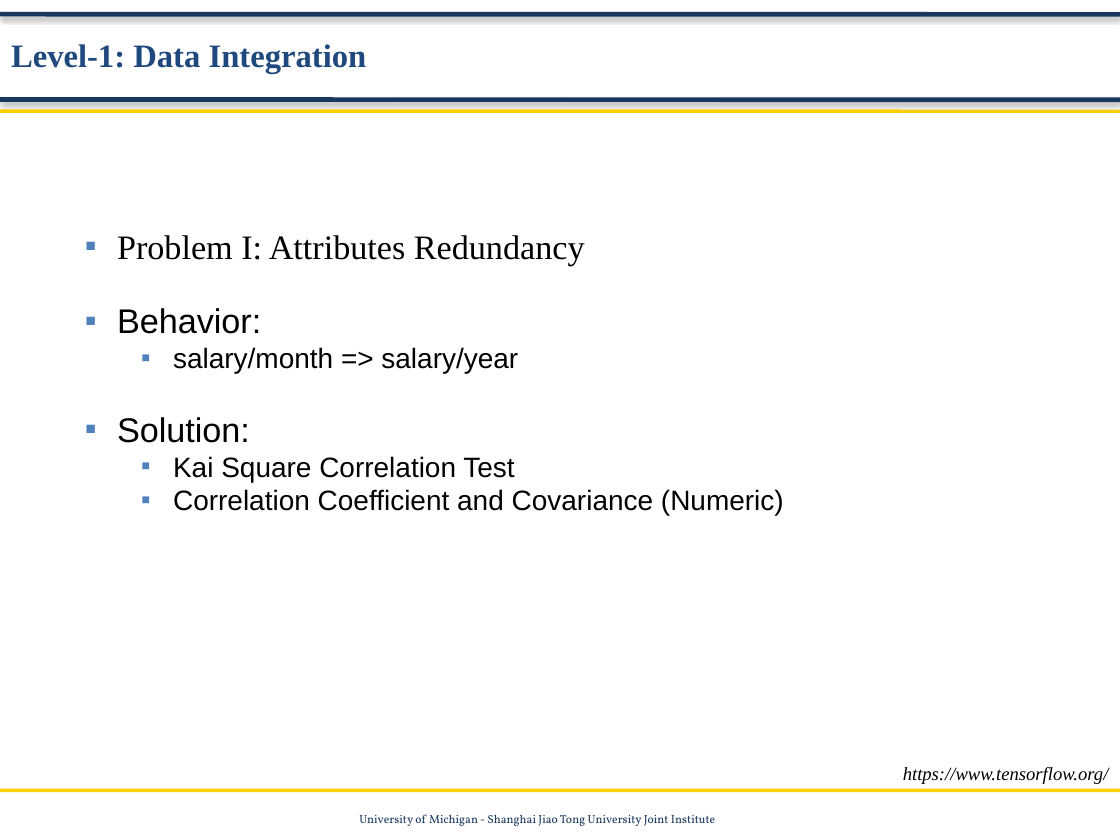
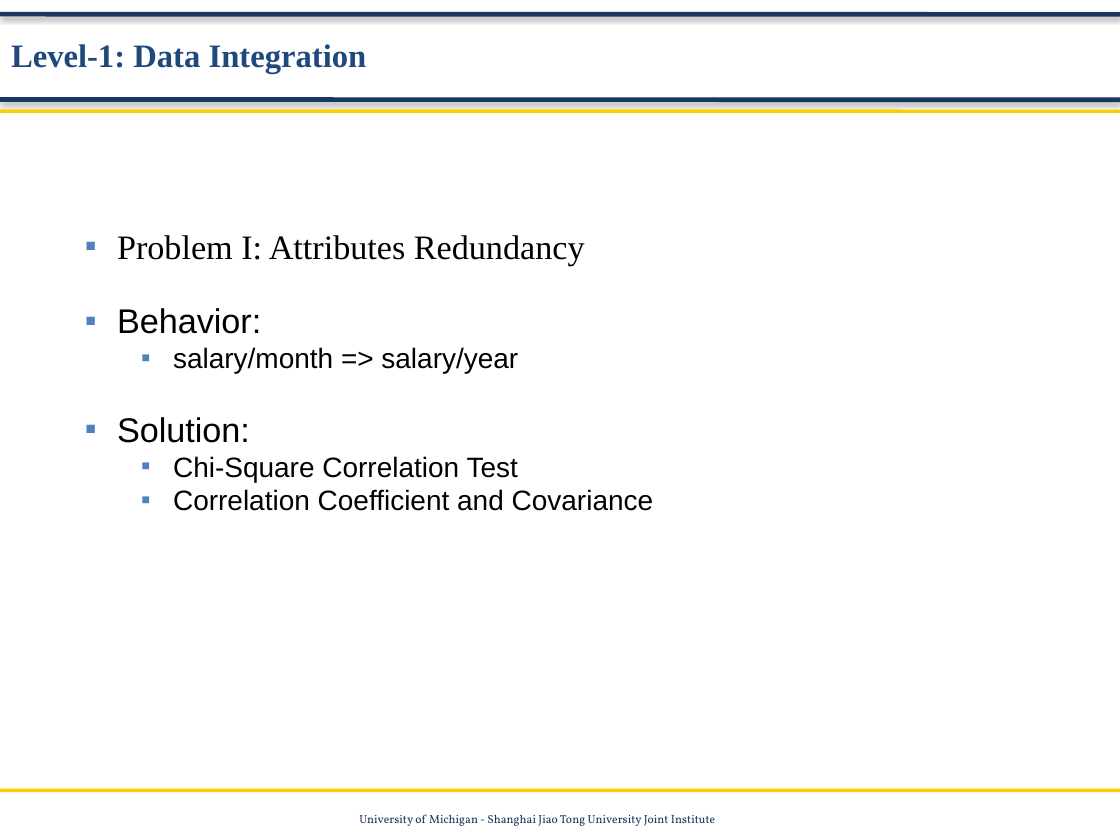
Before and after one commit to Data-Mining-UMJI/Data-Storage-Under-Revise, a slide deck: slide 12 of Preprocessing/Data Preprocessing.pptx (slide 9 before the commit). Drawn at 1120x840 pixels with LibreOffice and Linux fonts; fonts in the diff are those of the drawing; background and template pictures are left out. Boxes give left, top, right and bottom in pixels: in the first picture for what was removed or moved away, otherwise in the second. Text is boxed around its words. In the diff, an @@ line names an element or a change of style, - is before the commit and + after.

```diff
--- a/Preprocessing/Data Preprocessing.pptx
+++ b/Preprocessing/Data Preprocessing.pptx
@@ text at (173, 456, 654, 511): text changed @@
-  ■ Kai Square Correlation Test
-  ■ Correlation Coefficient and Covariance (Numeric)
+  ■ Chi-Square Correlation Test
+  ■ Correlation Coefficient and Covariance
@@ text removed at (903, 767, 1109, 784) @@
-https://www.tensorflow.org/
```
Also in this commit, not shown: 10 other slides changed, 14 slides added, 1 slide removed, 2 other files.
